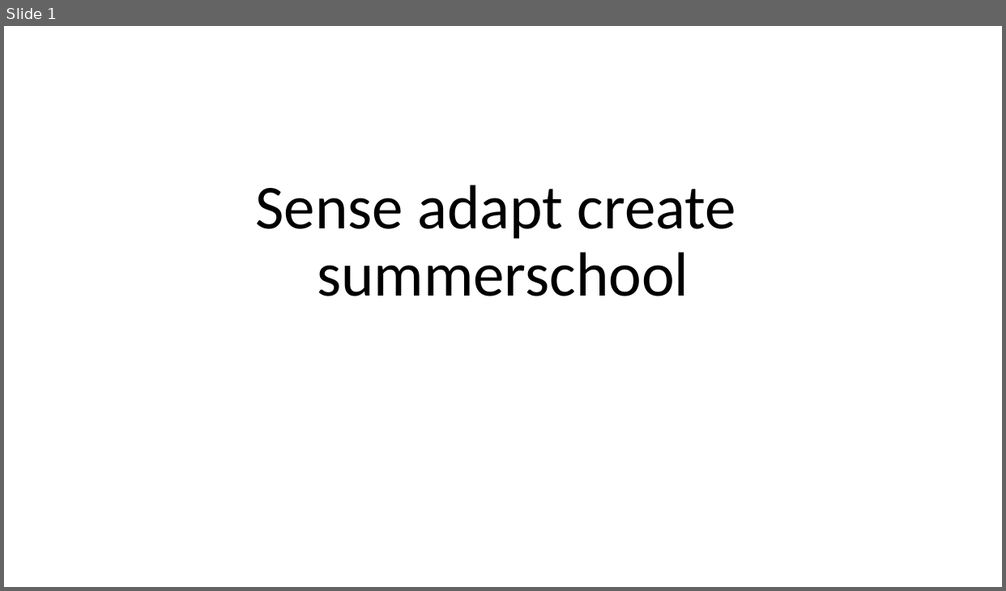
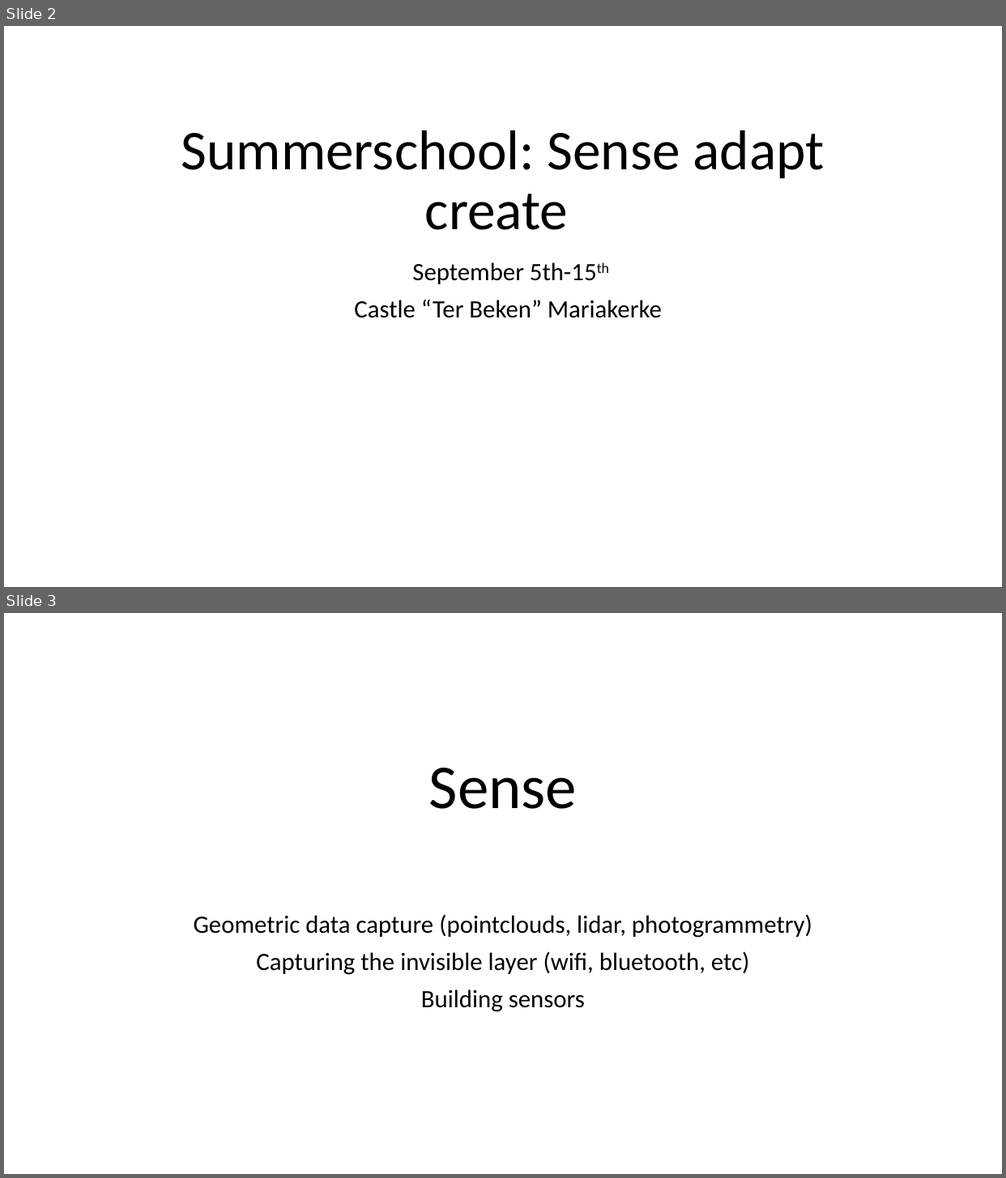
Before and after one commit to creatievemakers/presentations, a slide deck: 23-05-2022/Sense adapt create.pptx. Shown one above the other, each under a label of ours: slide 1 before the commit, slides 2 and 3 after it. The pictures are 1006x591 and 1006x1178 pixels, drawn with LibreOffice and Linux fonts; fonts in the diff are those of the drawing. Boxes give left, top, right and bottom in pixels: in the first picture for what was removed or moved away, otherwise in the second. Text is boxed around its words. In the diff, an @@ line names an element or a change of style, - is before the commit and + after.

```diff
--- a/23-05-2022/Sense adapt create.pptx
+++ b/23-05-2022/Sense adapt create.pptx
@@ slide 3 added at [4, 613, 1002, 1174], background #FFFFFF @@
@@ title added at [429, 768, 577, 809], 60 pt, text #000000 @@
+Sense
@@ subtitle added at [194, 914, 812, 1012], 24 pt, text #000000 @@
+Geometric data capture (pointclouds, lidar, photogrammetry)
+Capturing the invisible layer (wifi, bluetooth, etc)
+Building sensors
@@ what was slide 1 is now slide 2 @@
@@ slide 2 changed as well @@
@@ title at [181, 130, 825, 230]: text changed; size 60 to 54 pt @@
-Sense adapt create
-summerschool
+Summerschool: Sense adapt create
@@ subtitle added at [354, 263, 662, 318], 24 pt, text #000000 @@
+September 5th-15th
+Castle “Ter Beken” Mariakerke
```
Also in this commit, not shown: 5 other slides added.
